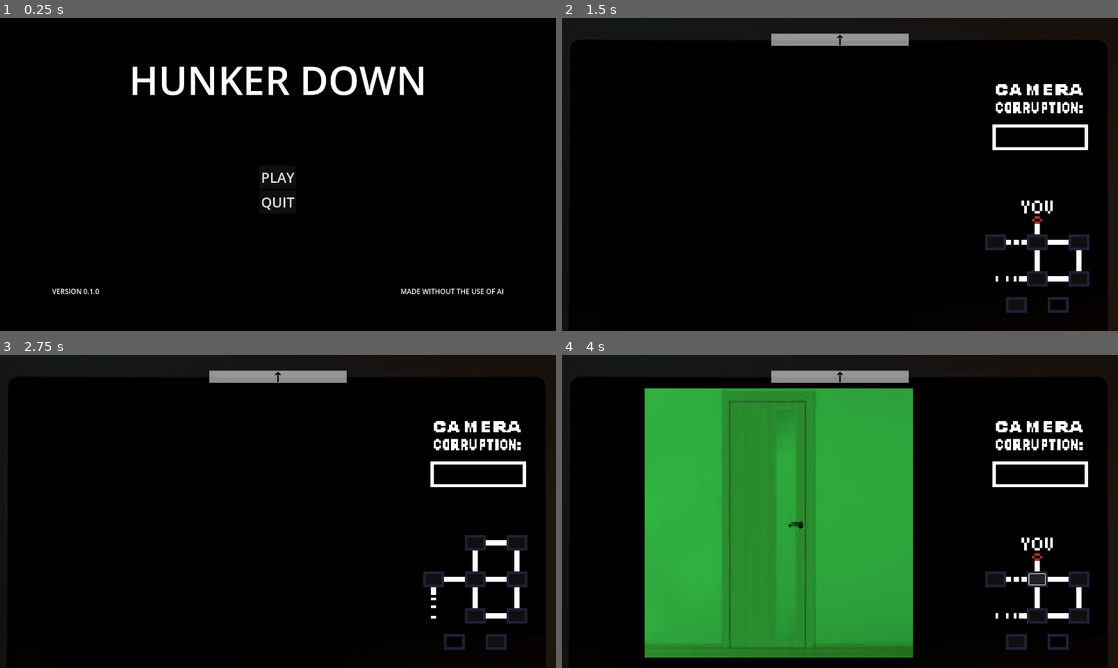
Above: before the commit, frames 1-4 (two rows, left to right).
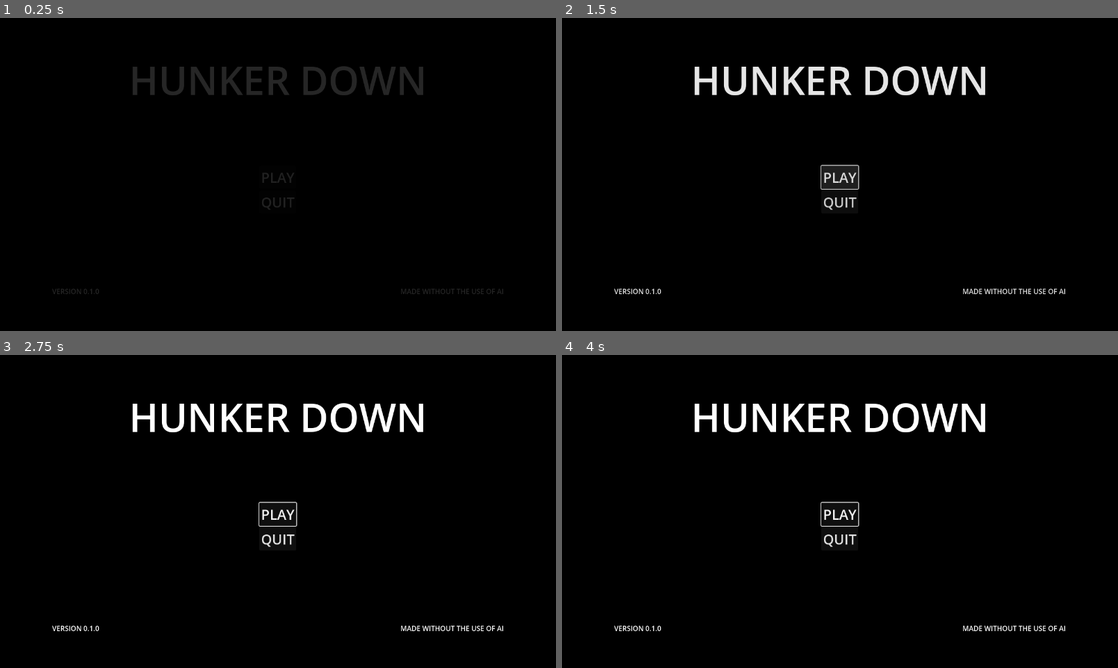
Above: after the commit, the same moments.

Repository: AwesomeYT2005/five-nights-with-monsters
Game: Godot game, scene res://scenes/main.tscn
Two runs of this game, one before a commit and one after it. Both use one fixed random seed, a clock stepped at 60 frames per second and the inputs below. Video files are missing from this copy of the repository; at most half a second of black plays in their place. Sound files missing from this copy of the repository are replaced by a short silence.
Inputs (mouse positions are in pixels of both pictures, inside the frame that each line leads up to):
- Up to frame 1 (0.25 s): no input
- Up to frame 2 (1.5 s): click "PLAY" at 0.5 s; click (840, 177) at 1.25 s, where only the run after the commit has a clickable "PLAY"
- Up to frame 3 (2.75 s): click (455, 642) at 2.02 s
- Up to frame 4 (4 s): click (1056, 642) at 2.77 s; click (1034, 580) at 3.52 s

The runs differ from the first frame. In frame 1, 2.6% of the frame differs, in the area x 9-91%, y 15-89%; in frame 2, 8.1%; in frame 3, 7.9%; in frame 4, 47%, in the area x 1-100%, y 4-100%.

Commit message:
Win and Menu Music
Added a win condition (6 minute timer) and some main menu music to keep people somewhat interested.

Diff:
--- a/scenes/main.tscn
+++ b/scenes/main.tscn
@@ -1,7 +1,8 @@
-[gd_scene load_steps=3 format=3 uid="uid://00wigqddfsi1"]
+[gd_scene load_steps=4 format=3 uid="uid://00wigqddfsi1"]
 
 [ext_resource type="Script" uid="uid://20rgtdmbhfge" path="res://scripts/main.gd" id="1_o5qli"]
 [ext_resource type="PackedScene" uid="uid://f0dbx0fc5vdm" path="res://scenes/menu/black_screen.tscn" id="2_0wfyh"]
+[ext_resource type="AudioStream" uid="uid://bwvtttmh12w3s" path="res://assets/sounds/background/main_menu.mp3" id="3_sugp2"]
 
 [node name="Main" type="Node"]
 script = ExtResource("1_o5qli")
@@ -11,10 +12,19 @@
 max_polyphony = 5
 
 [node name="BlackScreen" parent="." instance=ExtResource("2_0wfyh")]
-visible = false
+z_index = 2
 
 [node name="JumpscareTimer" type="Timer" parent="."]
 one_shot = true
 
+[node name="WinTimer" type="Timer" parent="."]
+one_shot = true
+
+[node name="MenuMusic" type="AudioStreamPlayer" parent="."]
+stream = ExtResource("3_sugp2")
+volume_db = -15.0
+parameters/looping = true
+
 [connection signal="finished" from="DeathSound" to="." method="_on_death_sound_finished"]
 [connection signal="timeout" from="JumpscareTimer" to="." method="_on_jumpscare_timer_timeout"]
+[connection signal="timeout" from="WinTimer" to="." method="_on_win_timer_timeout"]
--- a/scenes/menu/black_screen.tscn
+++ b/scenes/menu/black_screen.tscn
@@ -73,3 +73,33 @@
 grow_horizontal = 2
 theme_override_font_sizes/font_size = 110
 horizontal_alignment = 1
+
+[node name="Win" type="TextureRect" parent="."]
+visible = false
+layout_mode = 1
+anchors_preset = 8
+anchor_left = 0.5
+anchor_top = 0.5
+anchor_right = 0.5
+anchor_bottom = 0.5
+grow_horizontal = 2
+grow_vertical = 2
+
+[node name="Label" type="Label" parent="Win"]
+layout_mode = 1
+anchors_preset = 8
+anchor_left = 0.5
+anchor_top = 0.5
+anchor_right = 0.5
+anchor_bottom = 0.5
+offset_left = -179.5
+offset_top = -24.5
+offset_right = 179.5
+offset_bottom = 24.5
+grow_horizontal = 2
+grow_vertical = 2
+theme_override_font_sizes/font_size = 71
+text = "Thank you for playing this demo!
+Make sure to follow so
+you don't miss any updates!"
+horizontal_alignment = 1
--- a/scripts/main.gd
+++ b/scripts/main.gd
@@ -2,6 +2,8 @@
 
 @onready var fade: ColorRect = $BlackScreen
 @onready var death_sound: AudioStreamPlayer2D = $DeathSound
+@onready var win_timer: Timer = $WinTimer
+@onready var menu_music: AudioStreamPlayer = $MenuMusic
 
 #region Audio
 
@@ -46,6 +48,8 @@
 func _process(_delta) -> void:
 	if death_sound.stream == RISING_TENSION:
 		death_sound.volume_db += 0.01
+	if menu_music.get_playback_position() > 28.85 and !level_instance:
+		menu_music.play()
 
 func _physics_process(delta: float) -> void:
 	if jumpscared == true:
@@ -80,23 +84,37 @@
 					death_sound.stop()
 					death_sound.finished.emit()
 
-func _on_play_button_pressed() -> void:
-	level_instance = level_scene.instantiate()
-	self.add_child(level_instance)
-	var cam_map = level_instance.get_node_or_null("Locations/Computer/CameraMap")
-	cam_map.player_dead.connect(_on_camera_map_player_dead)
-	main_menu_instance.queue_free()
-
-func _on_quit_button_pressed() -> void:
-	get_tree().quit()
+#region Functions
 
 func load_main_menu() -> void:
+	menu_music.play()
 	main_menu_instance = main_menu_scene.instantiate()
 	self.add_child(main_menu_instance)
 	var play_button = main_menu_instance.get_node_or_null("MarginContainer/VBoxContainer/Play")
 	var quit_button = main_menu_instance.get_node_or_null("MarginContainer/VBoxContainer/Quit")
+	await fadeanimation("in")
 	play_button.pressed.connect(_on_play_button_pressed)
 	quit_button.pressed.connect(_on_quit_button_pressed)
+
+func _on_quit_button_pressed() -> void:
+	get_tree().quit()
+
+func _on_play_button_pressed() -> void:
+	await fadeanimation("out")
+	level_instance = level_scene.instantiate()
+	self.add_child(level_instance)
+	level_instance.get_node("PlayerLight").visible = false
+	level_instance.process_mode = Node.PROCESS_MODE_DISABLED
+	var cam_map = level_instance.get_node_or_null("Locations/Computer/CameraMap")
+	cam_map.player_dead.connect(_on_camera_map_player_dead)
+	main_menu_instance.queue_free()
+	menu_music.stop()
+	await fadeanimation("in")
+	fade.visible = false
+	level_instance.get_node("PlayerLight").visible = true
+	level_instance.process_mode = Node.PROCESS_MODE_ALWAYS
+	win_timer.wait_time = 360.0 #Default: 360.0
+	win_timer.start()
 
 func enemy_jumpscare(enemy) -> void:
 	if enemy == "Chirrup":
@@ -118,7 +136,24 @@
 	else:
 		pass
 
+func player_won() -> void:
+	pass
+
+func fadeanimation(type) -> void:
+	if type == "in":
+		for i in range(100):
+			await get_tree().create_timer(0.01).timeout
+			fade.modulate.a -= 0.01
+	if type == "out":
+		for i in range(100):
+			await get_tree().create_timer(0.01).timeout
+			fade.modulate.a += 0.01
+#endregion
+
+#region Signals
+
 func _on_camera_map_player_dead(enemy) -> void:
+	win_timer.stop()
 	fade.visible = true
 	jumpscared_by = enemy
 	if enemy == "The Doorman":
@@ -167,3 +202,14 @@
 		death_sound.stream = DUBSTEP_GROWL
 		death_sound.play(0)
 		d_stage = 4
+
+func _on_win_timer_timeout() -> void:
+	level_instance.queue_free()
+	fade.modulate.a = 1.0
+	fade.visible = true
+	fade.get_node("Win").visible = true
+	await get_tree().create_timer(5).timeout
+	fade.get_node("Win").visible = false
+	load_main_menu()
+
+#endregion
Not shown, added: assets/sounds/background/main_menu.mp3.import
Not shown, added: assets/sounds/background/main_menu.mp3
